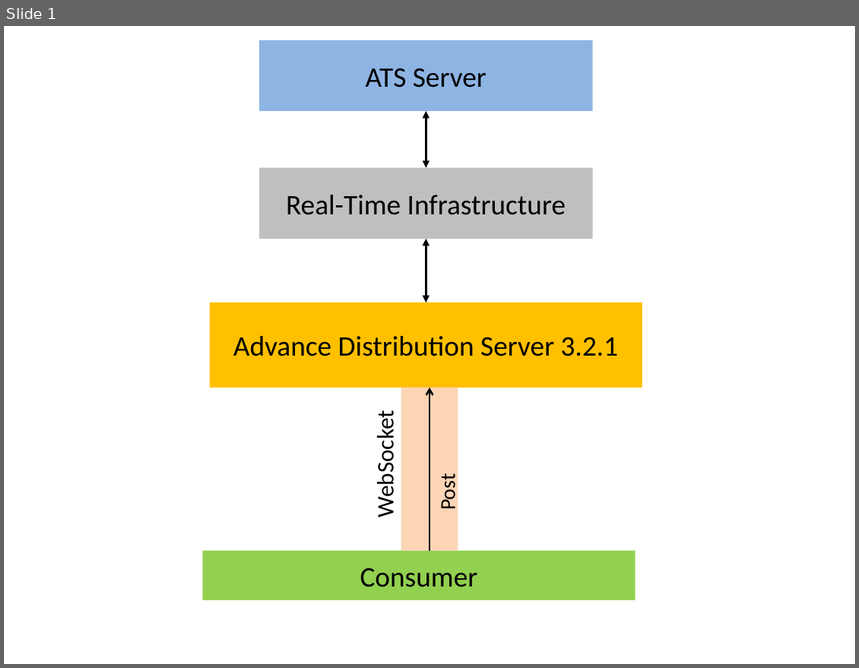
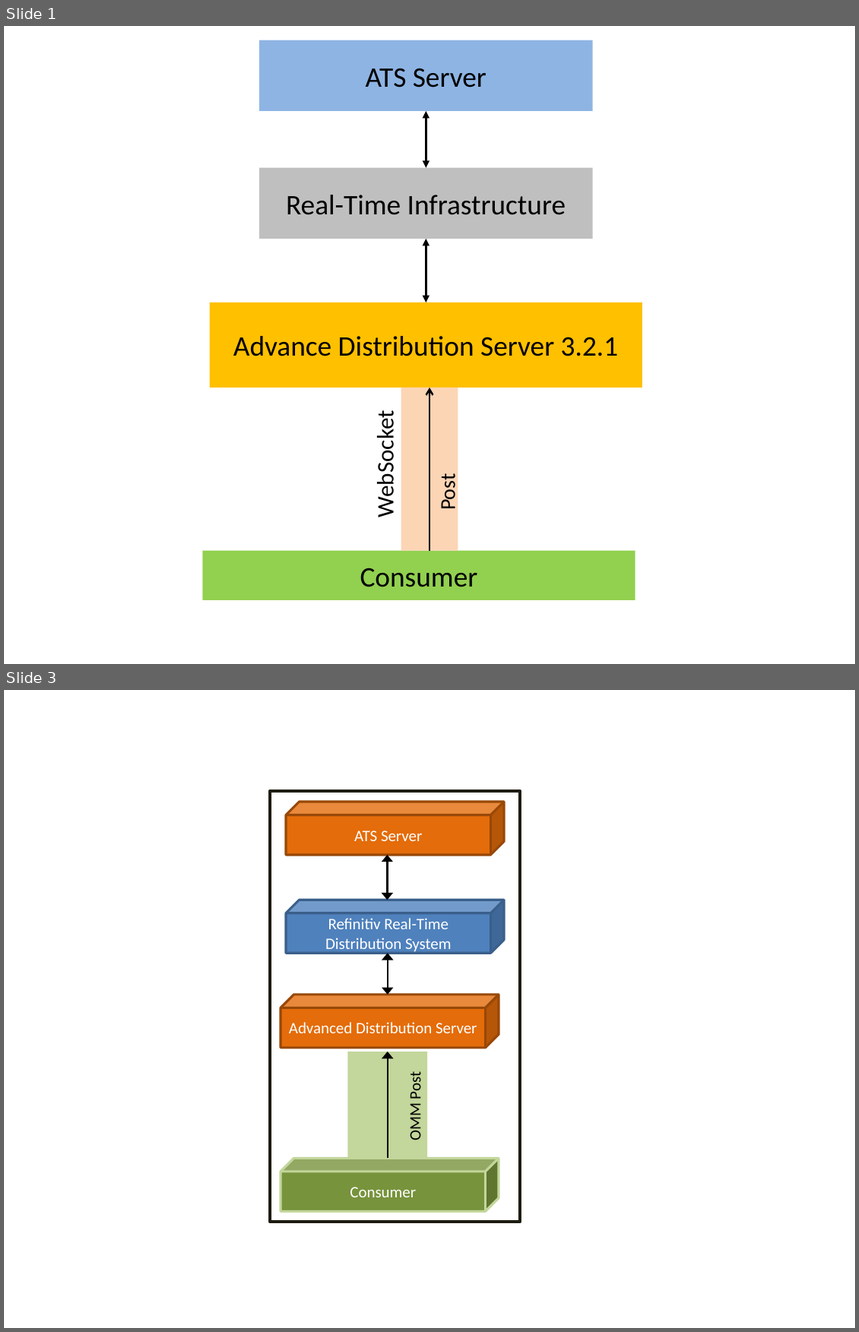
Before and after one commit to LSEG-API-Samples/Article.WebSocketAPI.Ruby.Posting.ATS, a slide deck: diagram.pptx. Shown one above the other, each under a label of ours: slide 1 before the commit, slides 1 and 3 after it; the slides between them are not shown. The pictures are 859x668 and 859x1332 pixels, drawn with LibreOffice and Linux fonts; fonts in the diff are those of the drawing. Boxes give left, top, right and bottom in pixels: in the first picture for what was removed or moved away, otherwise in the second. Text is boxed around its words. In the diff, an @@ line names an element or a change of style, - is before the commit and + after.

```diff
--- a/diagram.pptx
+++ b/diagram.pptx
@@ slide 3 added at (4,690,855,1328), background #FFFFFF @@
@@ rectangle added at (269,791,520,1222), outline #1E1C11 3 pt @@
@@ cube added at (286,802,503,854), fill #E46C0A, outline #984807 2 pt, 13.5 pt, text #FFFFFF @@
+ATS Server
@@ double arrow added from (387, 901) to (387, 855), #000000 1.5 pt @@
@@ cube added at (286,901,503,953), fill #4F81BD, outline #3A5F8C 2 pt, 13.5 pt, text #FFFFFF @@
+Refinitiv Real-Time Distribution System
@@ double arrow added from (388, 995) to (388, 953), #000000 1.5 pt @@
@@ cube added at (281,995,499,1047), fill #E46C0A, outline #984807 2 pt, 13.5 pt, text #FFFFFF @@
+Advanced Distribution Server
@@ rectangle added at (348,1052,428,1158), fill #C3D69B @@
@@ arrow added from (388, 1158) to (388, 1052), #000000 1.5 pt @@
@@ text added at (405,1075,425,1141), 13.5 pt, text #000000 @@
+OMM Post
@@ cube added at (281,1158,499,1211), fill #77933C, outline #C3D69B 2 pt, 13.5 pt, text #FFFFFF @@
+Consumer
```
Also in this commit, not shown: 2 other slides added, 2 other files.
